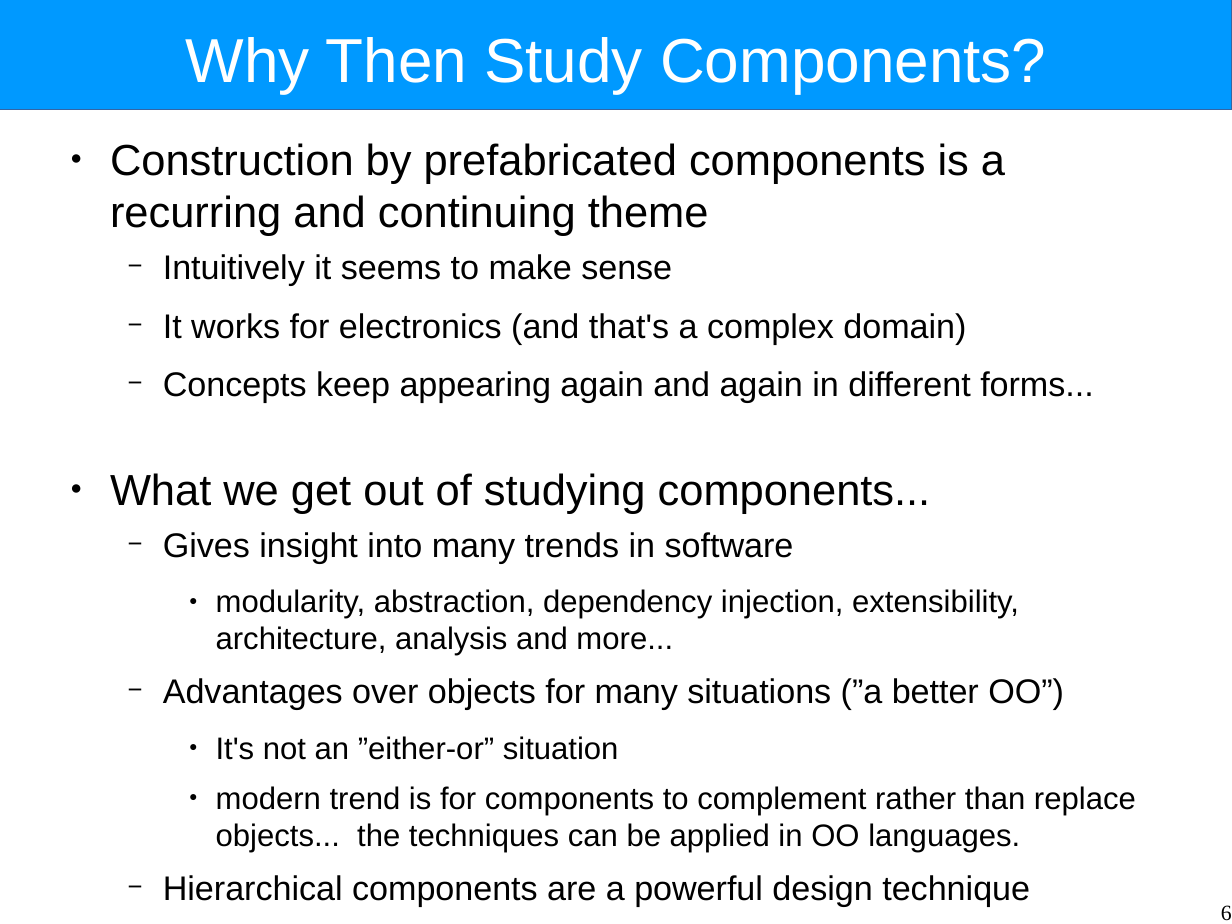
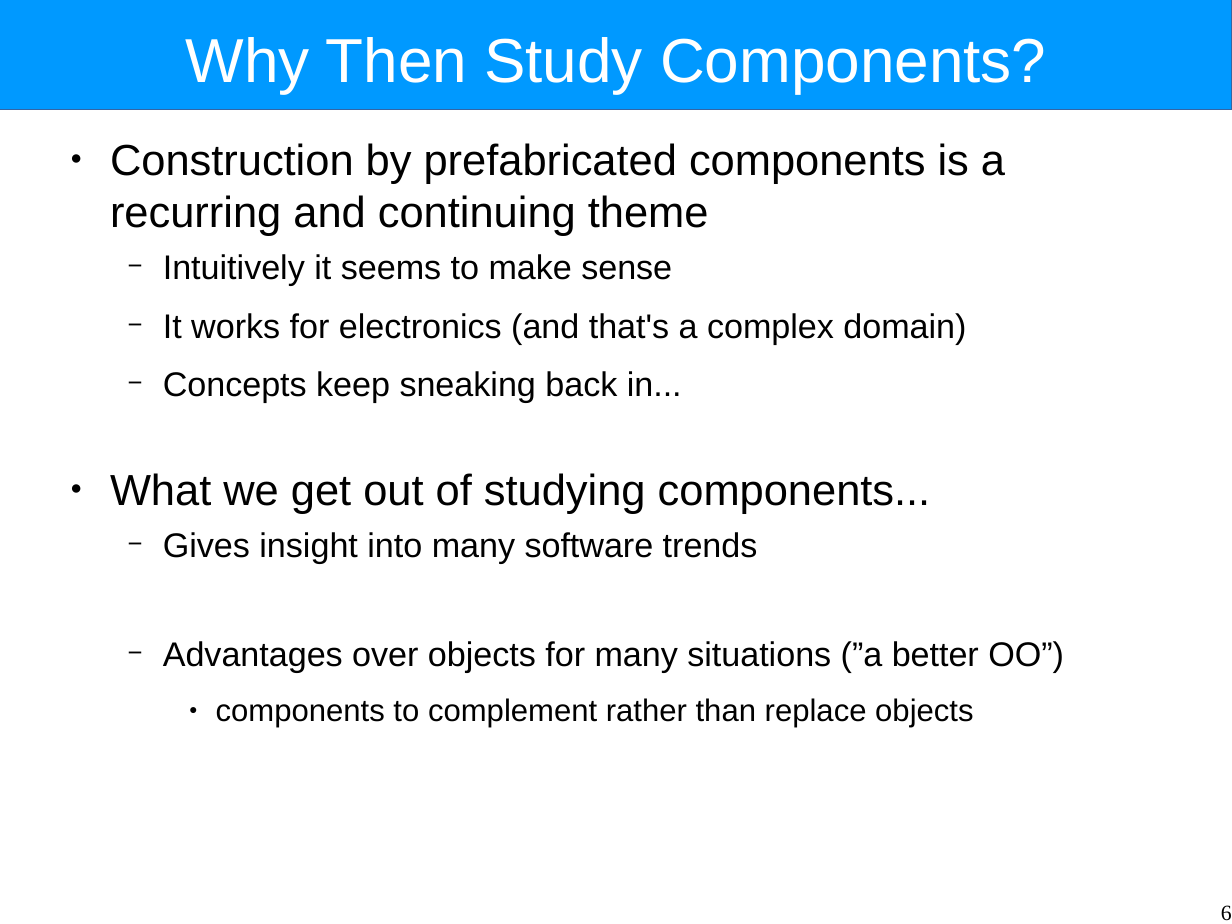
Before and after one commit to Intrinsarc/intrinsarc-evolve, a slide deck: slide 6 of Academic Work/lectures/components.odp. Drawn at 1232x924 pixels with LibreOffice and Linux fonts; fonts in the diff are those of the drawing. Boxes give left, top, right and bottom in pixels: in the first picture for what was removed or moved away, otherwise in the second. Text is boxed around its words. In the diff, an @@ line names an element or a change of style, - is before the commit and + after.

```diff
--- a/Academic Work/lectures/components.odp
+++ b/Academic Work/lectures/components.odp
@@ text at (163, 371, 682, 403): text changed @@
-  − Concepts keep appearing again and again in different forms...
+  − Concepts keep sneaking back in...
@@ text at (163, 532, 758, 563): text changed; size 20 to 22 pt @@
-  − Gives insight into many trends in software
-    ● modularity, abstraction, dependency injection, extensibility, architecture, analysis and more...
+  − Gives insight into many software trends
@@ text at (216, 698, 973, 728): text changed @@
-    ● It's not an ”either-or” situation
-    ● modern trend is for components to complement rather than replace objects... the techniques can be applied in OO languages.
-  − Hierarchical components are a powerful design technique
+    ● components to complement rather than replace objects
```
Also in this commit, not shown: 20 other slides changed, 8 slides added, 4 slides removed.
